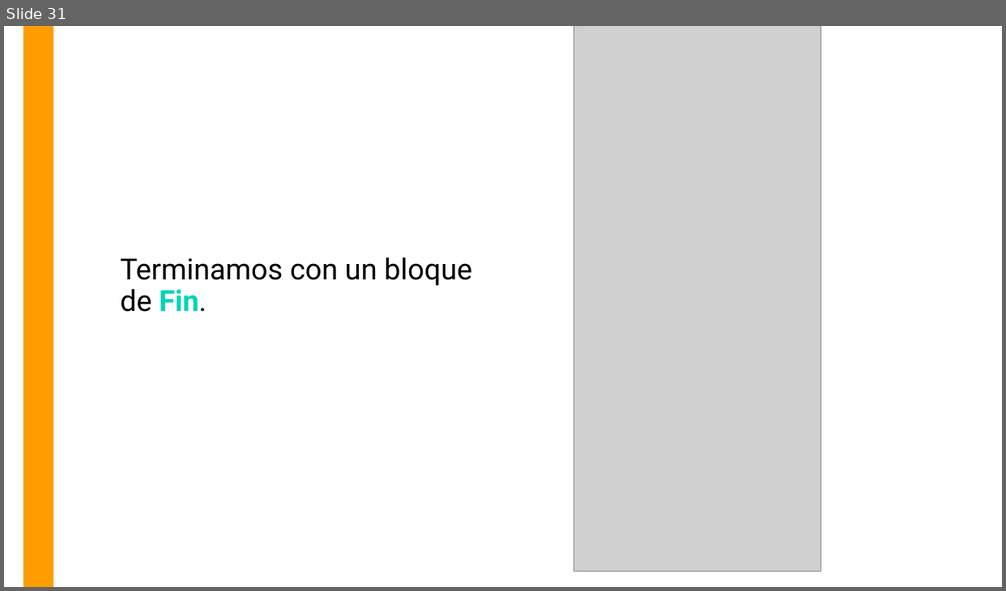
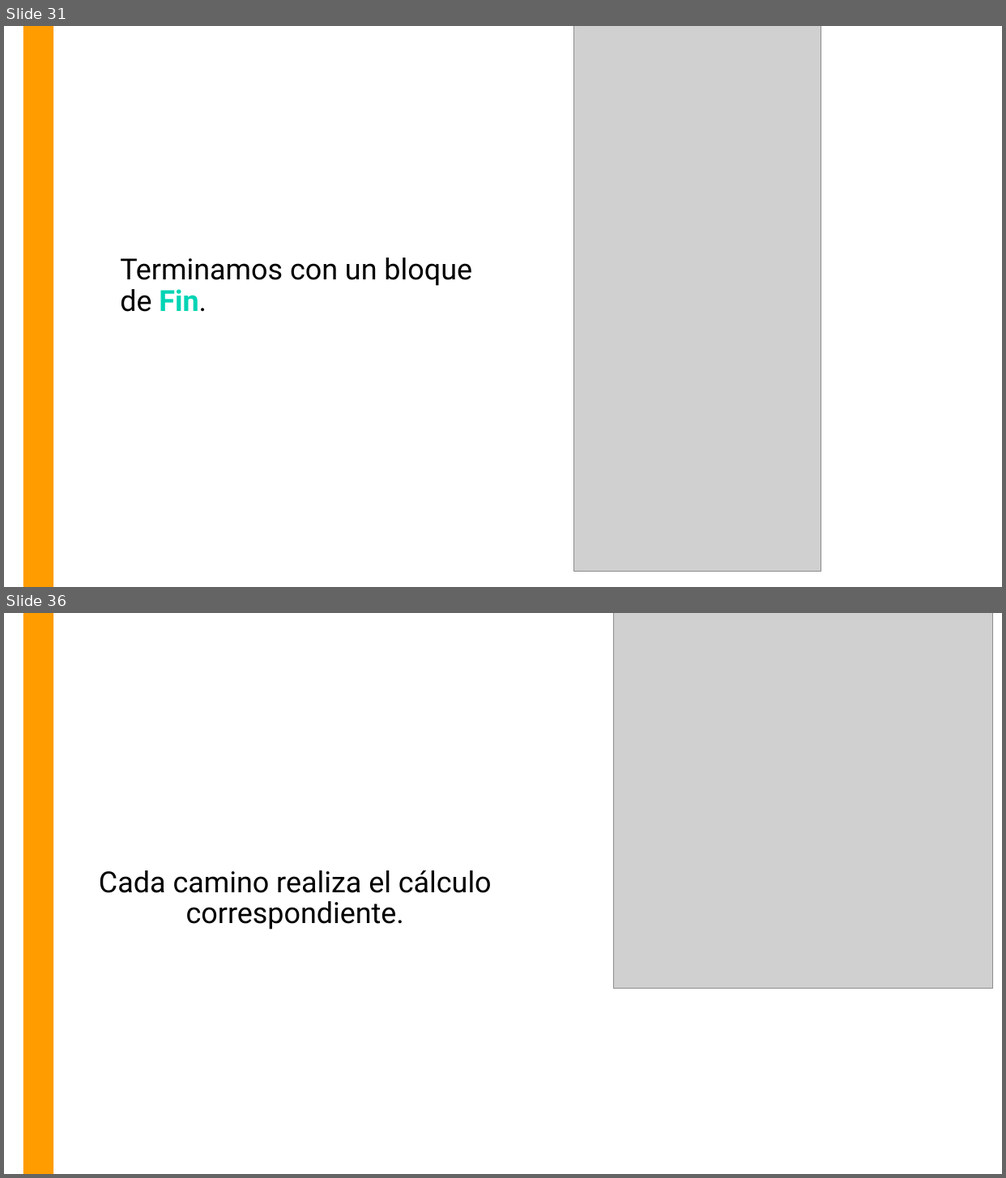
Before and after one commit to OMardil/INFO1_MOD4-Intro-a-Java, a slide deck: 01 Presentacion/INFO1_MOD4-Algoritmos_y_Diagramas.pptx. Shown one above the other, each under a label of ours: slide 31 before the commit, slides 31 and 36 after it; the slides between them are not shown. The pictures are 1006x591 and 1006x1178 pixels, drawn with LibreOffice and Linux fonts; fonts in the diff are those of the drawing; grey boxes stand for pictures. Boxes give left, top, right and bottom in pixels: in the first picture for what was removed or moved away, otherwise in the second. Text is boxed around its words. In the diff, an @@ line names an element or a change of style, - is before the commit and + after.

```diff
--- a/01 Presentacion/INFO1_MOD4-Algoritmos_y_Diagramas.pptx
+++ b/01 Presentacion/INFO1_MOD4-Algoritmos_y_Diagramas.pptx
@@ slide 36 added at (x1=4, y1=613, x2=1002, y2=1174), background #FFFFFF; not listed: 1 template element that a slide beside it also shows @@
@@ picture added at (x1=613, y1=613, x2=993, y2=989) @@
@@ text added at (x1=99, y1=871, x2=492, y2=930), 28 pt, text #000000 @@
+Cada camino realiza el cálculo correspondiente.
```
Also in this commit, not shown: 2 slides changed, 5 other slides added, 1 other file.
